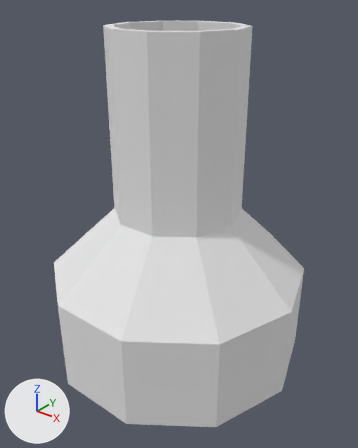
Before and after pictures for a commit that changed the OBJ model assets/Vial_7.obj.
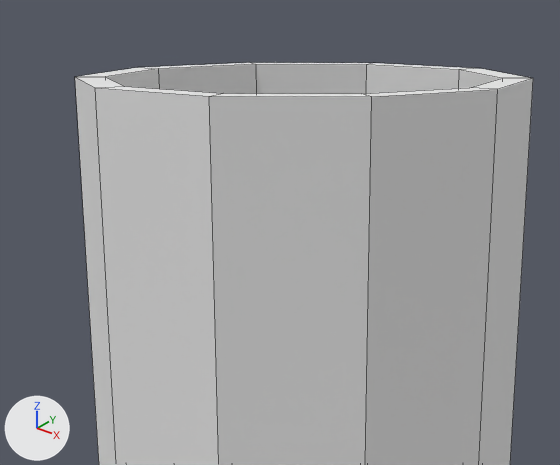
Each version appears first whole from a camera (50 mm lens) standing at (57.0, -70.8, 80.6) and looking at (0.3, 0.0, 36.7), and next in a close-up on the part from 22% to 73% of the width and 0% to 34% of the height. The lights are fixed; the arrows at lower left show +X, +Y and +Z. The close-ups show mesh edges as thin lines. Where no turn or scale is listed for an object, it has been applied to the vertices.

Objects in the first close-up: 'Vial_7'.
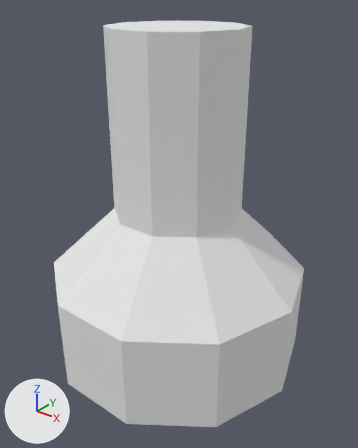
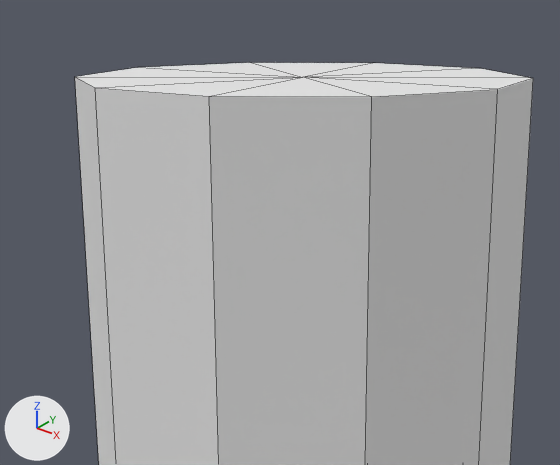
Where the change shows, as pixel boxes (x1, y1, x2, y2) in the close-ups (560 x 465 px):
part 1 of me_vial_7, cut back
    both: (76, 63, 533, 97)

The edits, one by one:
me_vial_7 is used by ob_vial_7; location (0.0, 0.0, 0.0).
me_vial_7 had 102 vertices, 110 faces and spanned x -26.5..26.5, y -25.2..25.2, z 0.0..74.1.
me_vial_7 now has 52 vertices, 60 faces and spans x -26.5..26.5, y -25.2..25.2, z 0.0..74.1.
Part 1, on me_vial_7:
51 vertices are removed from x -24.1..24.1, y -22.9..22.9, z 1.3..74.1.
60 faces are deleted.
1 vertex is added at (0.0, 0.0, 74.1).
10 new faces join them.
